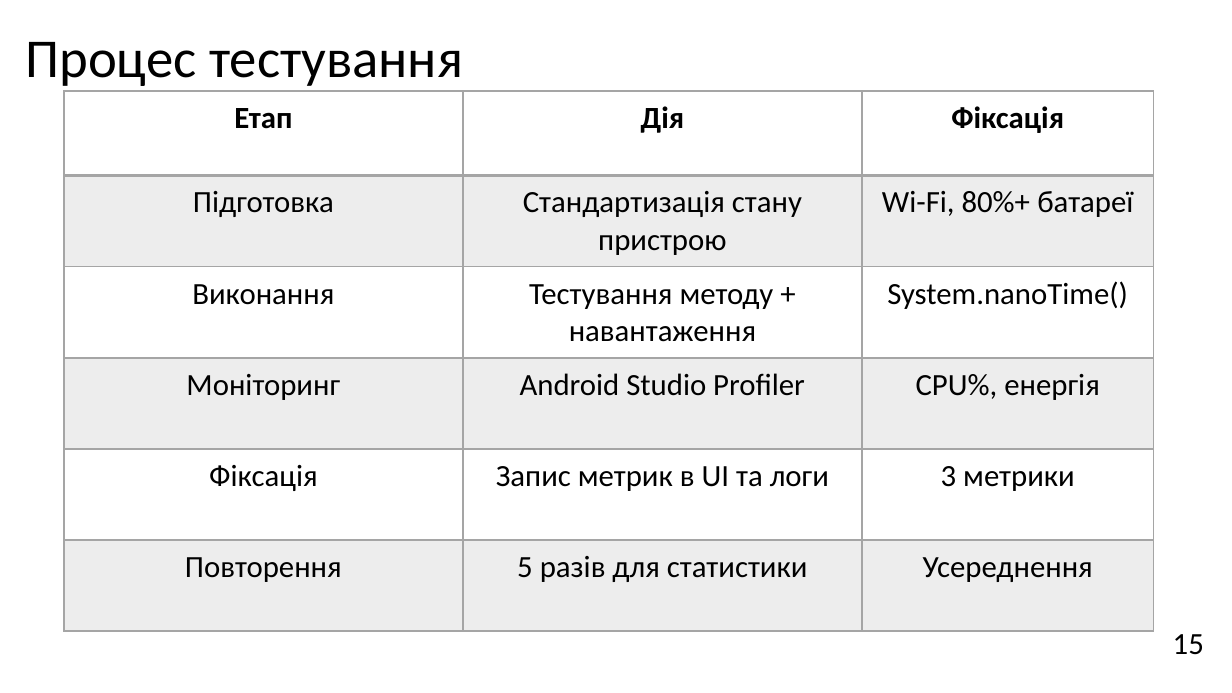
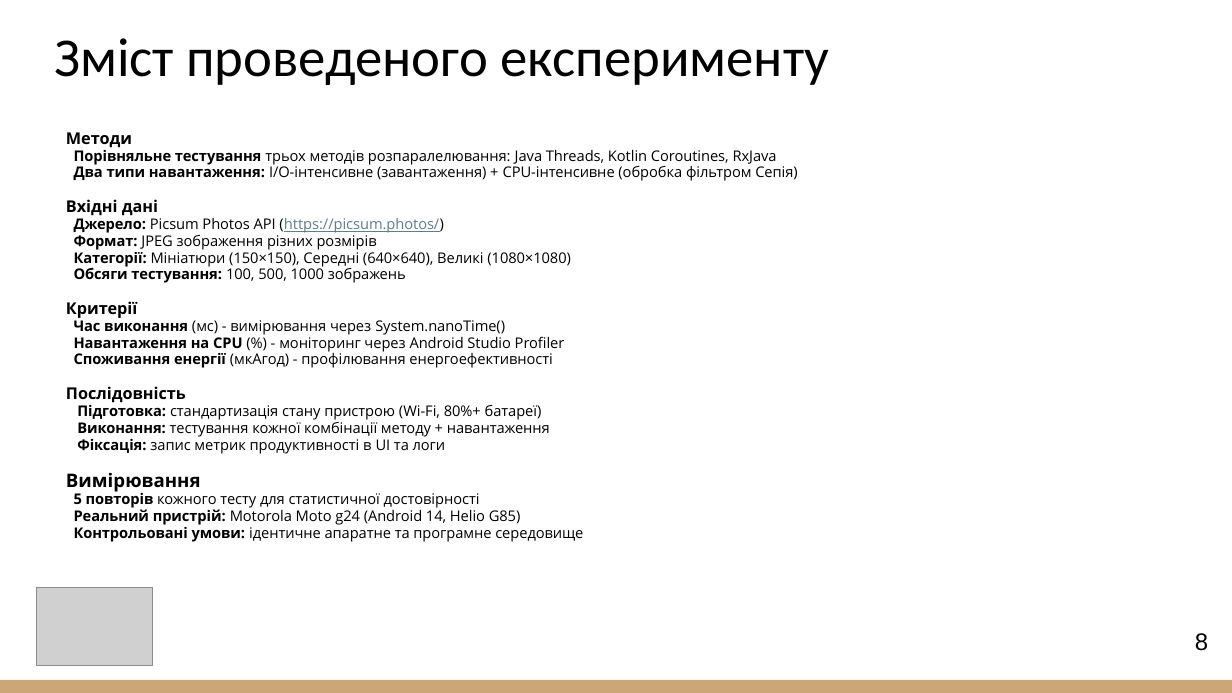
Before and after one commit to polina1836/android-image-processing-test, a slide deck: slide 8 of 2025_М_ПІ_ІПЗ- 23-4_Носова_П_В.pptx (slide 15 before the commit). Drawn at 1232x693 pixels with LibreOffice and Linux fonts; fonts in the diff are those of the drawing; grey boxes stand for pictures. Boxes give left, top, right and bottom in pixels: in the first picture for what was removed or moved away, otherwise in the second. Text is boxed around its words. In the diff, an @@ line names an element or a change of style, - is before the commit and + after.

```diff
--- a/2025_М_ПІ_ІПЗ- 23-4_Носова_П_В.pptx
+++ b/2025_М_ПІ_ІПЗ- 23-4_Носова_П_В.pptx
@@ rectangle removed at [0, 0, 1232, 171] @@
@@ title "Зміст проведеного експерименту" at [54, 38, 829, 85]: vertical alignment middle to bottom @@
@@ title at [54, 38, 829, 85]: text changed @@
-Процес тестування
+Зміст проведеного експерименту
@@ table removed at [64, 91, 1154, 631], 6 rows, 3 columns @@
-Етап | Дія | Фіксація
-Підготовка | Стандартизація стану пристрою | Wi-Fi, 80%+ батареї
-Виконання | Тестування методу + навантаження | System.nanoTime()
-Моніторинг | Android Studio Profiler | CPU%, енергія
-Фіксація | Запис метрик в UI та логи | 3 метрики
-Повторення | 5 разів для статистики | Усереднення
@@ text added at [66, 132, 798, 542], 8.6 pt, text #000000 @@
+Методи
+Порівняльне тестування трьох методів розпаралелювання: Java Threads, Kotlin Coroutines, RxJava
+Два типи навантаження: I/O-інтенсивне (завантаження) + CPU-інтенсивне (обробка фільтром Сепія)
+Вхідні дані
+Джерело: Picsum Photos API (https://picsum.photos/)
+Формат: JPEG зображення різних розмірів
+Категорії: Мініатюри (150×150), Середні (640×640), Великі (1080×1080)
+Обсяги тестування: 100, 500, 1000 зображень
+Критерії
+Час виконання (мс) - вимірювання через System.nanoTime()
+Навантаження на CPU (%) - моніторинг через Android Studio Profiler
+Споживання енергії (мкАгод) - профілювання енергоефективності
+Послідовність
+Підготовка: стандартизація стану пристрою (Wi-Fi, 80%+ батареї)
+Виконання: тестування кожної комбінації методу + навантаження
+Фіксація: запис метрик продуктивності в UI та логи
+Вимірювання
+5 повторів кожного тесту для статистичної достовірності
+Реальний пристрій: Motorola Moto g24 (Android 14, Helio G85)
+Контрольовані умови: ідентичне апаратне та програмне середовище
@@ picture added at [36, 588, 152, 667] @@
@@ page number at [1195, 633, 1208, 651]: text changed; size 18 to 14 pt; font Calibri to Arial @@
-15
+8
@@ rectangle added at [0, 680, 1232, 693], fill #CCA677 @@
```
Also in this commit, not shown: 7 other slides changed, 4 slides added, 12 slides removed, 1 other file.
